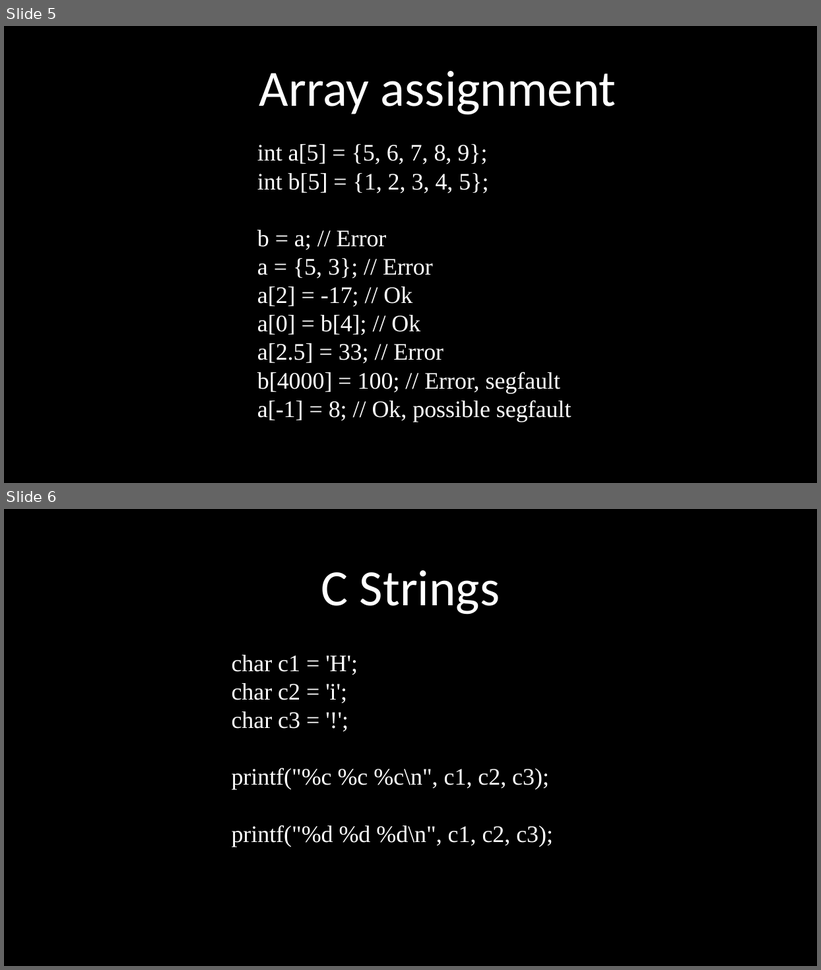
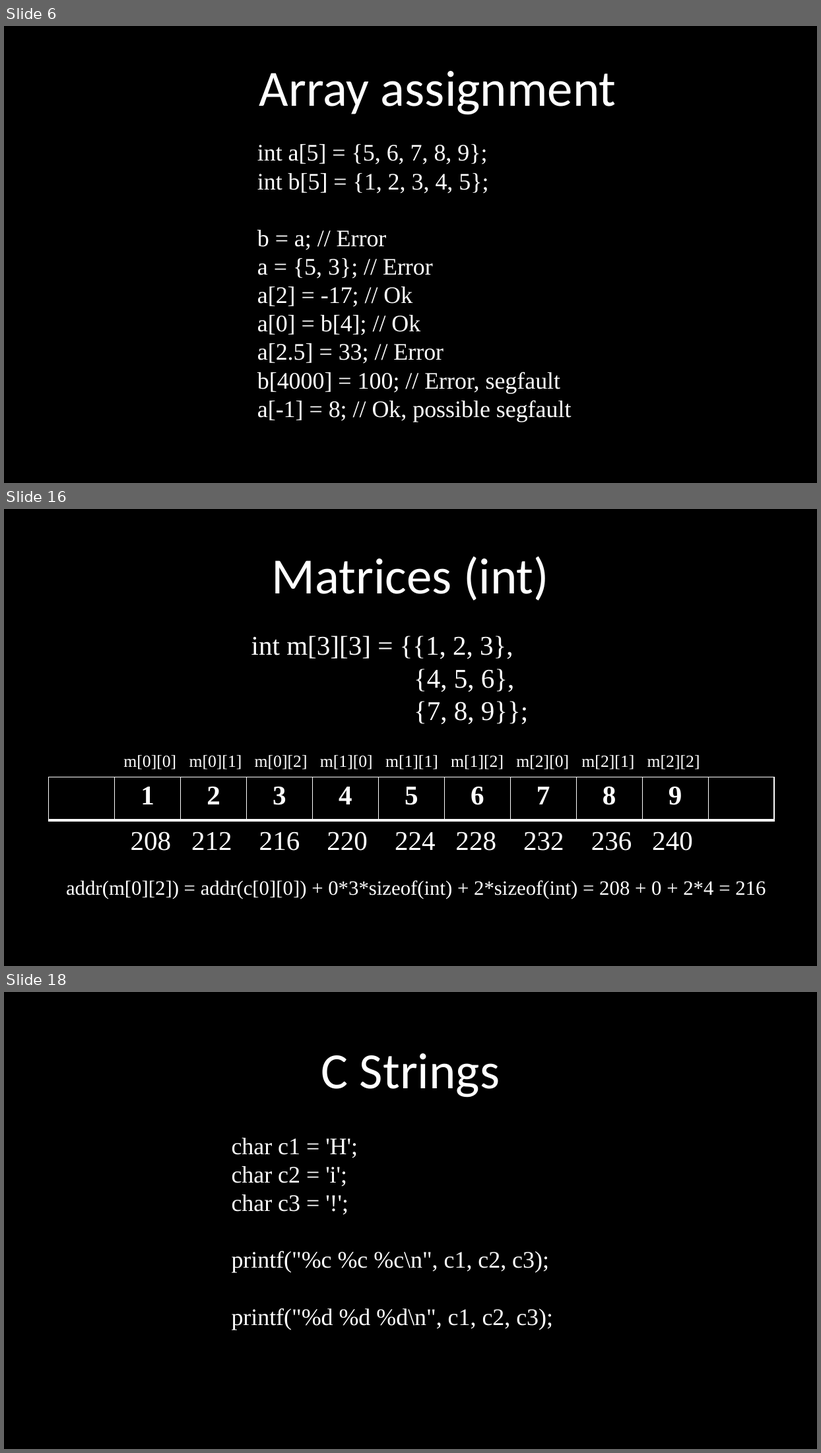
Before and after one commit to kruffka/C-Programming, a slide deck: 2024-2025/slides_pptx/5_static_arrays.pptx. Shown one above the other, each under a label of ours: slides 5 and 6 before the commit, slides 6, 16 and 18 after it; the slides between them are not shown. The pictures are 821x970 and 821x1453 pixels, drawn with LibreOffice and Linux fonts; fonts in the diff are those of the drawing. Boxes give left, top, right and bottom in pixels: in the first picture for what was removed or moved away, otherwise in the second. Text is boxed around its words. In the diff, an @@ line names an element or a change of style, - is before the commit and + after.

Commit message:
Update arrays with matrices and functions

```diff
--- a/2024-2025/slides_pptx/5_static_arrays.pptx
+++ b/2024-2025/slides_pptx/5_static_arrays.pptx
@@ slide 16 added at (4, 509, 817, 966), background #000000 @@
@@ text added at (272, 557, 549, 601), 60 pt, text #FFFFFF @@
+Matrices (int)
@@ text added at (252, 636, 528, 724), 32 pt, text #FFFFFF @@
+int m[3][3] = {{1, 2, 3},
+{4, 5, 6},
+{7, 8, 9}};
@@ text added at (123, 755, 700, 770), 20 pt, text #FFFFFF @@
+m[0][0] m[0][1] m[0][2] m[1][0] m[1][1] m[1][2] m[2][0] m[2][1] m[2][2]
@@ table added at (48, 778, 773, 821), 1 rows, 11 columns @@
+ | 1 | 2 | 3 | 4 | 5 | 6 | 7 | 8 | 9 | 
@@ text added at (131, 832, 693, 851), 32 pt, text #FFFFFF @@
+208 212 216 220 224 228 232 236 240
@@ text added at (66, 881, 766, 899), 24 pt, text #FFFFFF @@
+addr(m[0][2]) = addr(c[0][0]) + 0*3*sizeof(int) + 2*sizeof(int) = 208 + 0 + 2*4 = 216
@@ what was slide 5 is now slide 6 @@
@@ what was slide 6 is now slide 18 @@
```
Also in this commit, not shown: 2 slides changed, 9 other slides added, 2 other files.
